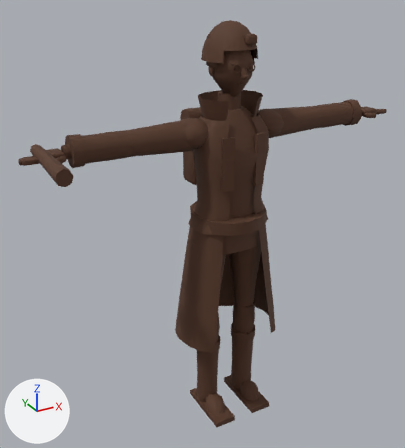
The Blender file creative/3d-characters/crew_navigator/source/tb_crew_navigator.blend as it was, and as the next commit left it.
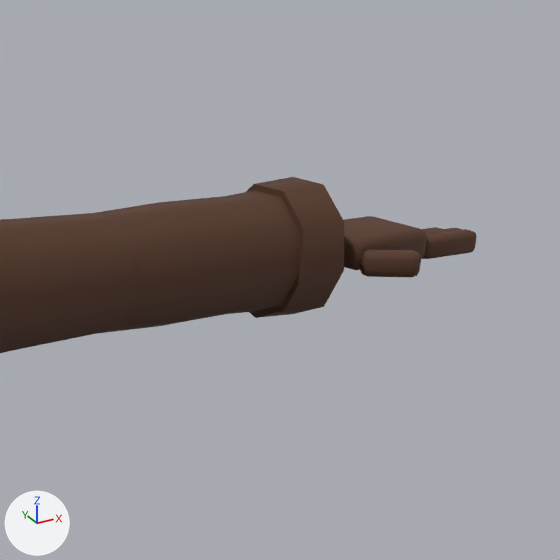
The first picture shows the older version from a 50 mm lens placed at (-1.2, -1.948, 1.954), pointed at (-0.098, 0.055, 0.953). The close-ups show the older and then the newer version on the part from 73% to 99% of the width and 15% to 38% of the height of that picture. Only the edits that show in the close-ups are written down. The lights are fixed; the arrows at lower left show +X, +Y and +Z.

The older version as bpy lines, for what is in view:
```python
me_crew_navigator_mesh = bpy.data.meshes.new('crew_navigator_mesh')
me_crew_navigator_mesh.from_pydata(...)  # 2915 vertices, 2832 faces; spans x -0.86..0.86, y -0.28..0.23, z 0.0..1.8
me_crew_navigator_mesh.polygons.foreach_set('use_smooth', [True] * 2832)
me_crew_navigator_mesh.materials.append(mat_tbc_skin)  # brown #563624
ob_crew_navigator_mesh = bpy.data.objects.new('crew_navigator_mesh', me_crew_navigator_mesh)
ob_crew_navigator_mesh.location = (0.0, 0.0, 0.0)
```
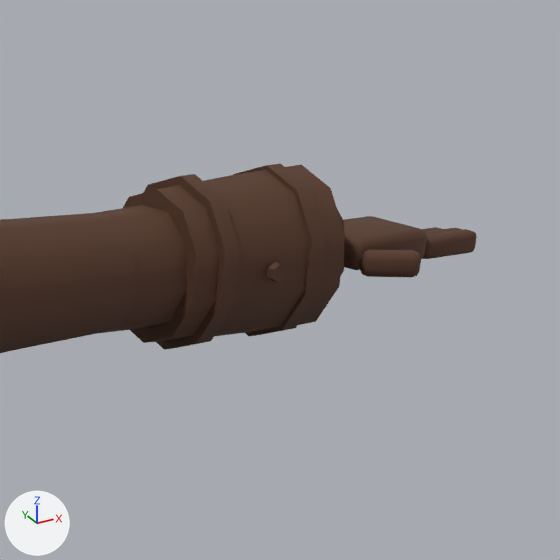
What the commit changed:
me_crew_navigator_mesh is used by ob_crew_navigator_mesh; location (0.0, 0.0, 0.0).
me_crew_navigator_mesh had 2915 vertices, 2832 faces and spanned x -0.86..0.86, y -0.28..0.23, z 0.0..1.8.
me_crew_navigator_mesh now has 3453 vertices, 3218 faces and spans x -0.86..0.86, y -0.28..0.23, z 0.0..1.8.
me_crew_navigator_mesh part 1: a new loose piece, a 10-sided cylinder along x spanning x 0.529..0.545, y -0.064..0.064, z 1.305..1.455, in mat_tbc_skin (brown #563624).
me_crew_navigator_mesh part 2: a new loose piece, a 10-sided cylinder along x spanning x 0.625..0.641, y -0.064..0.064, z 1.305..1.455, in mat_tbc_skin (brown #563624).
me_crew_navigator_mesh part 3: a new loose piece, a 6-sided cylinder along y spanning x 0.5781..0.5919, y -0.072..-0.064, z 1.372..1.388, in mat_tbc_skin (brown #563624).
me_crew_navigator_mesh part 4: 30 vertices added at x 0.5..0.66, y -0.06..0.06, z 1.31..1.45.
Other edits to the shape of me_crew_navigator_mesh do not show in these pictures.

Pixel boxes (x1, y1, x2, y2) of what changed, in the close-ups (560 x 560 px):
'crew_navigator_mesh', reshaped: before (0, 177, 477, 353); after (0, 164, 477, 353)
part 1 of me_crew_navigator_mesh, added (brown): after (143, 174, 240, 350)
part 2 of me_crew_navigator_mesh, added (brown): after (233, 164, 326, 336)
part 3 of me_crew_navigator_mesh, added: after (267, 262, 287, 283)
part 4 of me_crew_navigator_mesh, added (brown): after (123, 165, 345, 343)
